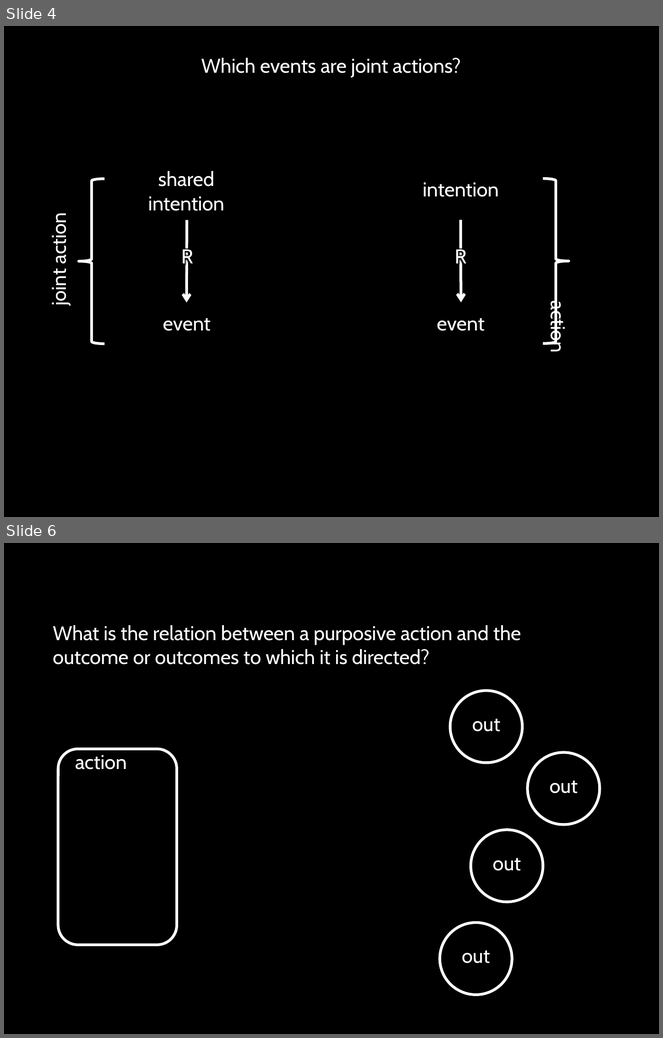
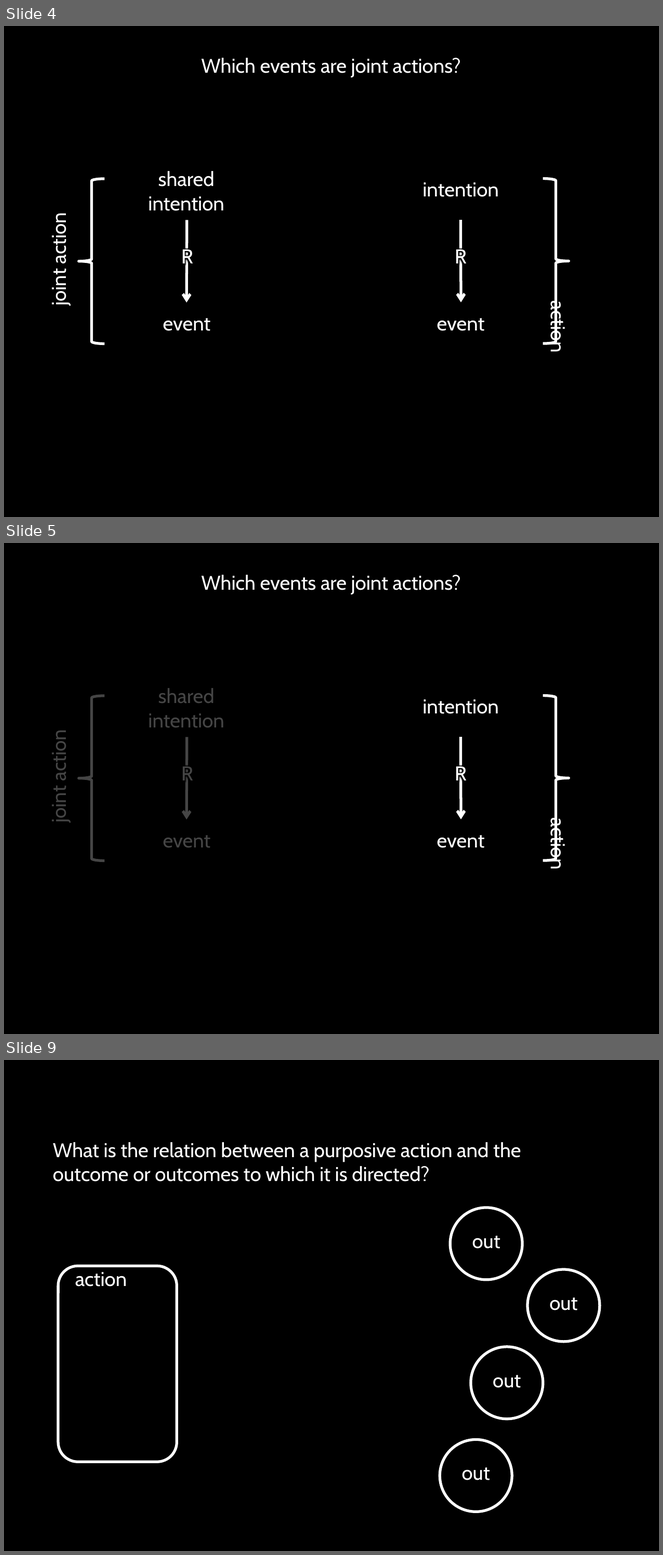
Before and after one commit to butterfill/writing, a slide deck: intention motor representation joint action (paper 3)/conf collective intentionality manchester 2012/motor representation and shared intention - manchester collective intentionality 2012.pptx. Shown one above the other, each under a label of ours: slides 4 and 6 before the commit, slides 4, 5 and 9 after it; the slides between them are not shown. The pictures are 663x1038 and 663x1555 pixels, drawn with LibreOffice and Linux fonts; fonts in the diff are those of the drawing. Boxes give left, top, right and bottom in pixels: in the first picture for what was removed or moved away, otherwise in the second. Text is boxed around its words. In the diff, an @@ line names an element or a change of style, - is before the commit and + after.

```diff
--- a/intention motor representation joint action (paper 3)/conf collective intentionality manchester 2012/motor representation and shared intention - manchester collective intentionality 2012.pptx
+++ b/intention motor representation joint action (paper 3)/conf collective intentionality manchester 2012/motor representation and shared intention - manchester collective intentionality 2012.pptx
@@ slide 5 added at (4,543,659,1034), background #000000 @@
@@ text added at (201,575,461,594), 22 pt, text #FFFFFF @@
+Which events are joint actions?
@@ rectangle added at (22,676,234,893), fill #000000 at 73% opacity, outline #000000 0.75 pt @@
@@ group added at (47,688,224,861): 4 texts, 1 arrow, 1 left brace @@
+shared intention
+event
+joint action
+R
@@ group added at (423,696,570,869): 4 texts, 1 arrow, 1 left brace @@
+intention
+event
+action
+R
@@ what was slide 6 is now slide 9 @@
```
Also in this commit, not shown: 1 slide changed, 2 other slides added, 2 other files.
